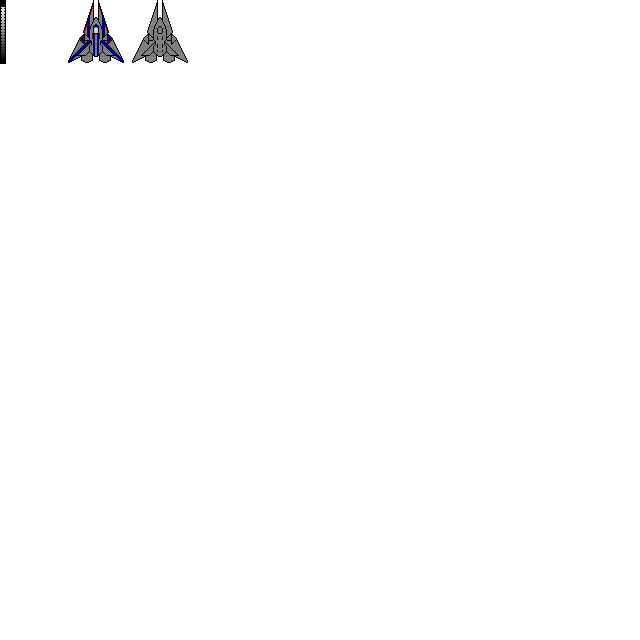
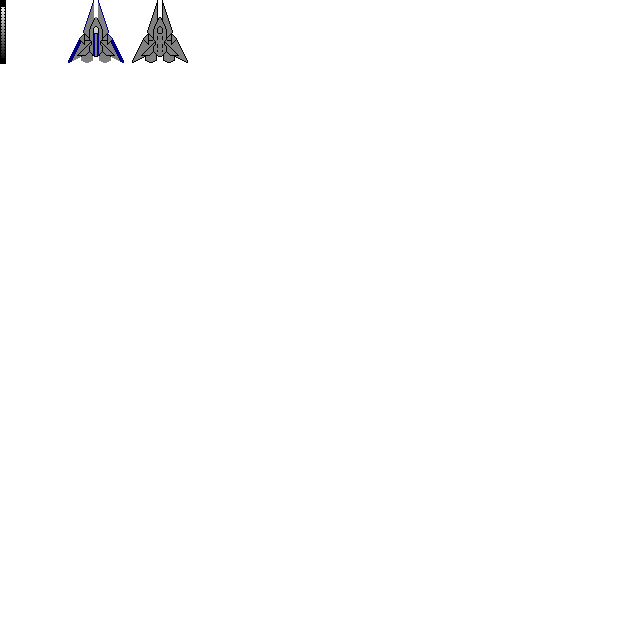
The second w=640, h=640 image is a revision of the first. Changes to its layers:
painted on "Background" over [68, 0, 124, 63]
